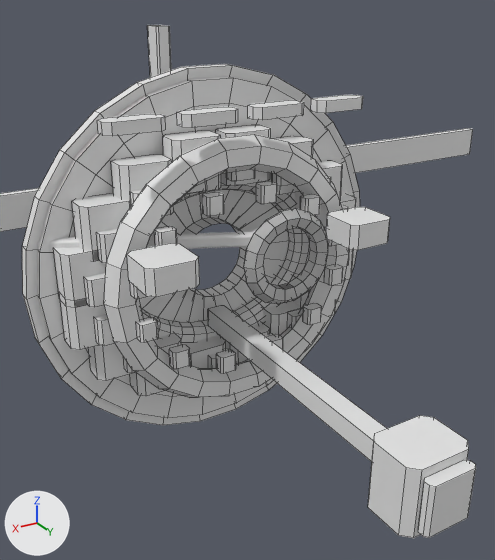
Two versions of the Blender file art/blender/alliance_sensor_station.blend, one commit apart.
The view is the same before and after, from a 50 mm lens placed at (28.8, 53.3, 19.8), pointed at (1.4, 7.6, -3.1). Arrows for +X, +Y and +Z are at lower left; the lights stay in place. The picture after the commit comes second. Mesh edges are drawn as thin lines on the coarser meshes.

Script lines for the objects in view, before the commit:
```python
ob_05_dish_mount_left = bpy.data.objects.new('05 Dish mount left', me_05_dish_mount_left)
ob_05_dish_mount_left.location = (0.0, 0.0, 0.0)
ob_12_instrument_vent_0 = bpy.data.objects.new('12 Instrument vent 0', me_12_instrument_vent_0)
ob_12_instrument_vent_0.location = (0.0, 0.0, 0.0)
ob_12_instrument_vent_1 = bpy.data.objects.new('12 Instrument vent 1', me_12_instrument_vent_1)
ob_12_instrument_vent_1.location = (0.0, 0.0, 0.0)
ob_12_instrument_vent_2 = bpy.data.objects.new('12 Instrument vent 2', me_12_instrument_vent_2)
ob_12_instrument_vent_2.location = (0.0, 0.0, 0.0)
ob_12_instrument_vent_3 = bpy.data.objects.new('12 Instrument vent 3', me_12_instrument_vent_3)
ob_12_instrument_vent_3.location = (0.0, 0.0, 0.0)
ob_94_marker_lights_0 = bpy.data.objects.new('94 Marker lights 0', me_94_marker_lights_0_003)
ob_94_marker_lights_0.location = (0.0, 0.0, 0.0)
ob_94_marker_lights_1 = bpy.data.objects.new('94 Marker lights 1', me_94_marker_lights_1_003)
ob_94_marker_lights_1.location = (0.0, 0.0, 0.0)
ob_94_marker_lights_2 = bpy.data.objects.new('94 Marker lights 2', me_94_marker_lights_2_003)
ob_94_marker_lights_2.location = (0.0, 0.0, 0.0)
# also in view: '10 Keel strake' at (0.0, -12.3, 0.0); '91 Bay machinery 13' at (7.2, 0.5, -12.8); '91 Bay machinery 2' at (7.4, 0.5, 4.2); '05 Dish mount right' at (9.4, 8.6, 0.0); '91 Bay machinery 6' at (-10.9, 0.5, 1.5)
```
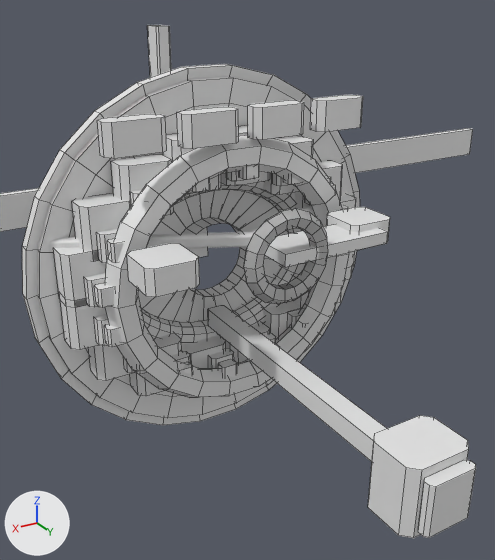
What differs and where, as boxes (x1, y1, x2, y2) in the pictures (495 x 560 px; the box of a moved part takes in the faces that stretch with it):
'12 Instrument vent 3', moved, rescaled (92% taller): before (97, 113, 166, 136); after (97, 113, 167, 158)
'95 Weld 1', added: after (265, 224, 388, 267)
'12 Instrument vent 2', moved, rescaled (95% taller): before (177, 107, 238, 128); after (177, 107, 239, 149)
'12 Instrument vent 1', moved, rescaled (95% taller): before (248, 100, 304, 120); after (248, 100, 304, 140)
'12 Instrument vent 0', moved, rescaled (100% taller): before (311, 95, 363, 113); after (310, 95, 363, 132)
'94 Marker lights 1', moved: before (256, 181, 277, 204); after (190, 178, 210, 192)
'94 Marker lights 2', moved: before (300, 194, 320, 215); after (239, 166, 259, 180)
'94 Marker lights 0', moved (not visible afterwards): before (202, 192, 224, 216)
'94 Marker lights 14', added: after (94, 283, 114, 308)
'94 Marker lights 13', added: after (104, 324, 123, 347)
'94 Marker lights 15', added: after (107, 238, 124, 263)
'95 Weld 2', added (mostly hidden): after (188, 227, 208, 257)
part 1 of me_12_instrument_vent_0, moved or reshaped: before (311, 99, 362, 113); after (310, 99, 362, 132)
part 2 of me_12_instrument_vent_1, moved or reshaped: before (248, 106, 304, 120); after (248, 106, 304, 140)
part 3 of me_12_instrument_vent_2, moved or reshaped: before (177, 119, 238, 128); after (177, 119, 239, 149)
part 4 of me_12_instrument_vent_3, moved or reshaped: before (98, 127, 166, 136); after (98, 127, 167, 158)

Patch to the scene script:
```diff
--- a/art/blender/alliance_sensor_station.blend.py
+++ b/art/blender/alliance_sensor_station.blend.py
@@ me_12_instrument_vent_0 @@
-me_12_instrument_vent_0.from_pydata(...)  # 16 vertices, 10 faces; spans x -12.1..-7.1, y 3.6..5.6, z 9.76..10.76
+me_12_instrument_vent_0.from_pydata(...)  # 16 vertices, 10 faces; spans x -12.1..-7.1, y 3.6..5.6, z 8.15..10.76
+# me_12_instrument_vent_0 part 1: the whole mesh is scaled about its middle by (1, 1, 2.61), then moved by (0.0, 0.0, -0.81)
 me_12_instrument_vent_0.materials.append(mat_cool)
@@ me_12_instrument_vent_1 @@
-me_12_instrument_vent_1.from_pydata(...)  # 16 vertices, 10 faces; spans x -5.7..-0.7, y 3.6..5.6, z 9.76..10.76
+me_12_instrument_vent_1.from_pydata(...)  # 16 vertices, 10 faces; spans x -5.7..-0.7, y 3.6..5.6, z 8.15..10.76
+# me_12_instrument_vent_1 part 2: the whole mesh is scaled about its middle by (1, 1, 2.61), then moved by (0.0, 0.0, -0.81)
 me_12_instrument_vent_1.materials.append(mat_cool)
@@ me_12_instrument_vent_2 @@
-me_12_instrument_vent_2.from_pydata(...)  # 16 vertices, 10 faces; spans x 0.7..5.7, y 3.6..5.6, z 9.76..10.76
+me_12_instrument_vent_2.from_pydata(...)  # 16 vertices, 10 faces; spans x 0.7..5.7, y 3.6..5.6, z 8.15..10.76
+# me_12_instrument_vent_2 part 3: the whole mesh is scaled about its middle by (1, 1, 2.61), then moved by (0.0, 0.0, -0.81)
 me_12_instrument_vent_2.materials.append(mat_cool)
@@ me_12_instrument_vent_3 @@
-me_12_instrument_vent_3.from_pydata(...)  # 16 vertices, 10 faces; spans x 7.1..12.1, y 3.6..5.6, z 9.76..10.76
+me_12_instrument_vent_3.from_pydata(...)  # 16 vertices, 10 faces; spans x 7.1..12.1, y 3.6..5.6, z 8.15..10.76
+# me_12_instrument_vent_3 part 4: the whole mesh is scaled about its middle by (1, 1, 2.61), then moved by (0.0, 0.0, -0.81)
 me_12_instrument_vent_3.materials.append(mat_cool)
@@ me_94_marker_lights_0_003 @@
-me_94_marker_lights_0_003.from_pydata(...)  # 16 vertices, 10 faces; spans x 2.32..3.92, y 4.4..5.6, z 2.41..4.01
+me_94_marker_lights_0_003.from_pydata(...)  # 16 vertices, 10 faces; spans x 7.14..8.74, y 3.0..4.2, z 2.4..4.0
+# me_94_marker_lights_0_003 part 5: the whole mesh is moved by (4.82, -1.4, -0.01)
 me_94_marker_lights_0_003.materials.append(mat_lit)
@@ me_94_marker_lights_1_003 @@
-me_94_marker_lights_1_003.from_pydata(...)  # 16 vertices, 10 faces; spans x -2.9..-1.3, y 4.4..5.6, z 2.62..4.22
+me_94_marker_lights_1_003.from_pydata(...)  # 16 vertices, 10 faces; spans x 2.86..4.46, y 3.0..4.2, z 4.2..5.8
+# me_94_marker_lights_1_003 part 6: the whole mesh is moved by (5.76, -1.4, 1.58)
 me_94_marker_lights_1_003.materials.append(mat_lit)
@@ me_94_marker_lights_2_003 @@
-me_94_marker_lights_2_003.from_pydata(...)  # 16 vertices, 10 faces; spans x -7.56..-5.96, y 4.4..5.6, z 0.77..2.37
+me_94_marker_lights_2_003.from_pydata(...)  # 16 vertices, 10 faces; spans x -1.97..-0.37, y 3.0..4.2, z 4.59..6.19
+# me_94_marker_lights_2_003 part 7: the whole mesh is moved by (5.58, -1.4, 3.82)
 me_94_marker_lights_2_003.materials.append(mat_lit)
@@ ob_95_weld_2 @@
+ob_95_weld_2 = bpy.data.objects.new('95 Weld 2', me_95_weld_2_002)  # a box spanning x -0.49..6.59, y -11.79..-3.11, z -4.77..4.07; in mat_trim (white #e7e7e7)
+ob_95_weld_2.location = (0.0, 0.0, 0.0)
@@ ob_95_weld_1 @@
+ob_95_weld_1 = bpy.data.objects.new('95 Weld 1', me_95_weld_1_002)  # a box spanning x -9.96..0.53, y 8.07..11.93, z -0.53..0.53; in mat_trim (white #e7e7e7)
+ob_95_weld_1.location = (0.0, 0.0, 0.0)
@@ ob_94_marker_lights_15 @@
+ob_94_marker_lights_15 = bpy.data.objects.new('94 Marker lights 15', me_94_marker_lights_15_003)  # 16 vertices, 10 faces; spans x 10.2..11.8, y 3.0..4.2, z -0.54..1.06; in mat_lit (white #e7e7e7)
+ob_94_marker_lights_15.location = (0.0, 0.0, 0.0)
@@ ob_94_marker_lights_14 @@
+ob_94_marker_lights_14 = bpy.data.objects.new('94 Marker lights 14', me_94_marker_lights_14_003)  # 16 vertices, 10 faces; spans x 11.6..13.2, y 3.0..4.2, z -4.17..-2.57; in mat_lit (white #e7e7e7)
+ob_94_marker_lights_14.location = (0.0, 0.0, 0.0)
@@ ob_94_marker_lights_13 @@
+ob_94_marker_lights_13 = bpy.data.objects.new('94 Marker lights 13', me_94_marker_lights_13_003)  # 16 vertices, 10 faces; spans x 11.1..12.7, y 3.0..4.2, z -7.94..-6.34; in mat_lit (white #e7e7e7)
+ob_94_marker_lights_13.location = (0.0, 0.0, 0.0)
```
